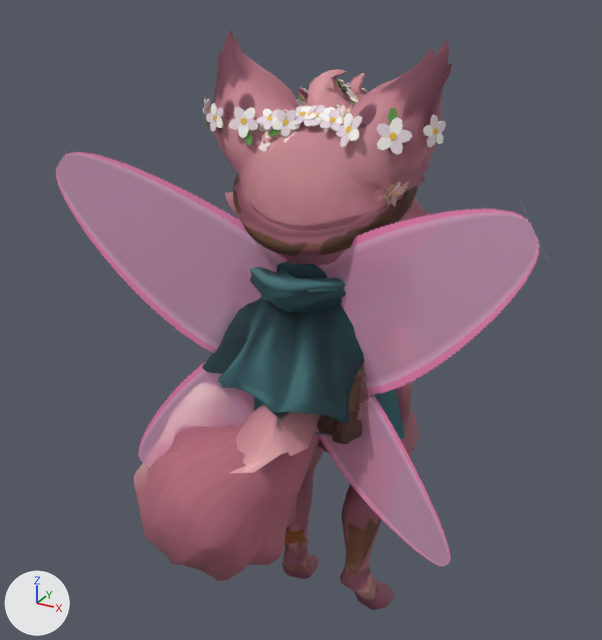
Before and after pictures for a commit that changed the glTF model art/wardens/pip/pip.glb.
Both versions are drawn from a 50 mm camera at (1.018, -2.005, 1.946) aimed at (-0.047, -0.068, 0.977). Every picture has the same lights, and +X, +Y and +Z are marked at lower left. The picture after the commit comes second. Vertices at exactly the same position are counted once.

Before the edit, the objects in view are built like this:
```python
me_body = bpy.data.meshes.new('Body')
me_body.from_pydata(...)  # 16345 vertices, 33005 faces; spans x -0.32..0.34, y -0.53..0.29, z -0.12..1.76
# faces by material slot: [18073, 9334, 5182, 416]
me_body.materials.append(mat_skin_body)
me_body.materials.append(mat_cloth_body)
me_body.materials.append(mat_leather_body)
me_body.materials.append(mat_metal_body)
me_cape = bpy.data.meshes.new('Cape')
me_cape.from_pydata(...)  # 750 vertices, 1344 faces; spans x -0.3..0.3, y -0.214..-0.094, z 0.7..1.14
me_cape.materials.append(mat_cloth_cape)
me_flowers = bpy.data.meshes.new('Flowers')
me_flowers.from_pydata(...)  # 2990 vertices, 5304 faces; spans x -0.329..0.35, y -0.192..0.115, z 1.494..1.649
me_flowers.materials.append(mat_leather_flowers)
ob_body = bpy.data.objects.new('Body', me_body)
ob_body.location = (0.0, 0.0, 0.0)
ob_cape = bpy.data.objects.new('Cape', me_cape)
ob_cape.location = (0.0, 0.0, 0.0)
ob_flowers = bpy.data.objects.new('Flowers', me_flowers)
ob_flowers.location = (0.0, 0.0, 0.0)
# also in view: 'Tail' at (-0.289, -0.19, 0.432); 'Wings' at (0.0, -0.233, 0.97)
```
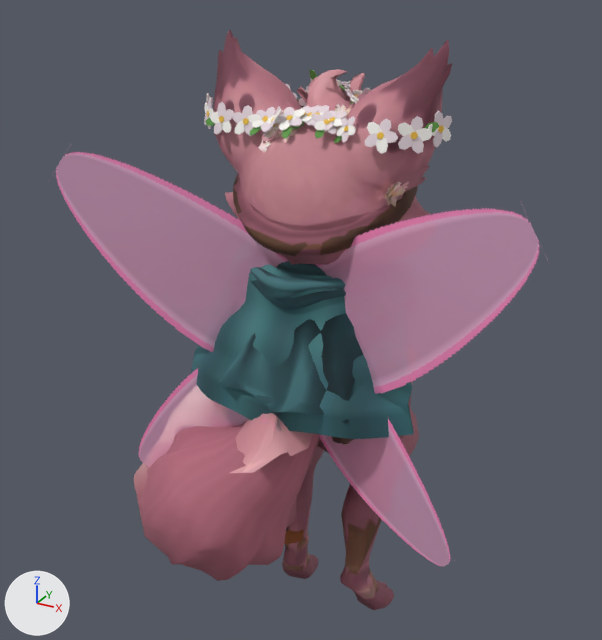
The change, as JSON lines over the scene's bpy script:
```json
{"block": "me_cape", "where": "# used by ob_cape; location = (0.0, 0.0, 0.0)"}
{"op": "remove", "block": "me_cape", "code": "me_cape.from_pydata(...)  # 750 vertices, 1344 faces; spans x -0.3..0.3, y -0.214..-0.094, z 0.7..1.14"}
{"op": "add", "block": "me_cape", "code": "me_cape.from_pydata(...)  # 750 vertices, 1344 faces; spans x -0.36..0.36, y -0.346..-0.045, z 0.78..1.17"}
{"block": "me_cape", "change": "me_cape part 1: 750 of 750 vertices moved; they spanned x -0.3..0.3, y -0.214..-0.094, z 0.7..1.14 and now span x -0.36..0.36, y -0.346..-0.045, z 0.78..1.17; mean shift (0.0, -0.056, 0.055)"}
{"block": "me_flowers", "where": "# used by ob_flowers; location = (0.0, 0.0, 0.0)"}
{"op": "remove", "block": "me_flowers", "code": "me_flowers.from_pydata(...)  # 2990 vertices, 5304 faces; spans x -0.329..0.35, y -0.192..0.115, z 1.494..1.649"}
{"op": "add", "block": "me_flowers", "code": "me_flowers.from_pydata(...)  # 3910 vertices, 6936 faces; spans x -0.336..0.359, y -0.2..0.123, z 1.511..1.658"}
{"block": "me_flowers", "change": "me_flowers part 2: 78 loose pieces with 1364 vertices, spanning x -0.325..0.349, y -0.189..0.093, z 1.494..1.649, are deleted"}
{"block": "me_flowers", "change": "me_flowers part 3: 10 vertices moved within x -0.223..0.341, y -0.178..0.1, z 1.541..1.605; 854 vertices removed from x -0.323..0.35, y -0.192..0.106, z 1.511..1.621; 3138 vertices added at x -0.336..0.359, y -0.2..0.117, z 1.511..1.658"}
{"block": "me_flowers", "change": "other edits to the shape of me_flowers do not show in these pictures"}
```

Boxes [x1, y1, x2, y2] around the edits, measured in the pictures (602 x 640 px):
```json
{"object": "Cape", "change": "reshaped", "before": [254, 294, 404, 439], "after": [191, 264, 414, 439], "on screen": "mostly hidden before"}
{"object": "Flowers", "change": "reshaped", "before": [203, 72, 446, 155], "after": [204, 70, 452, 154]}
{"part": 2, "of": "me_flowers", "change": "deleted", "before": [206, 72, 444, 155]}
{"part": 3, "of": "me_flowers", "change": "built on", "before": [203, 93, 446, 148], "after": [204, 70, 452, 154]}
```
